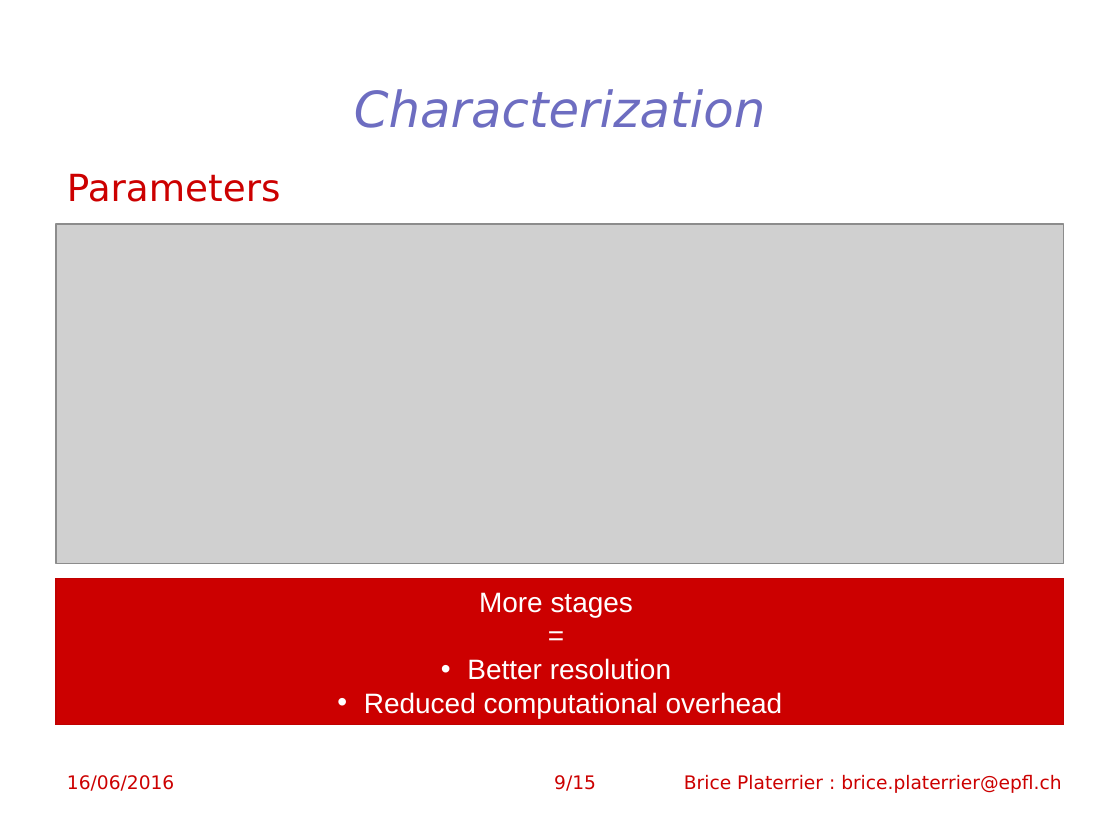
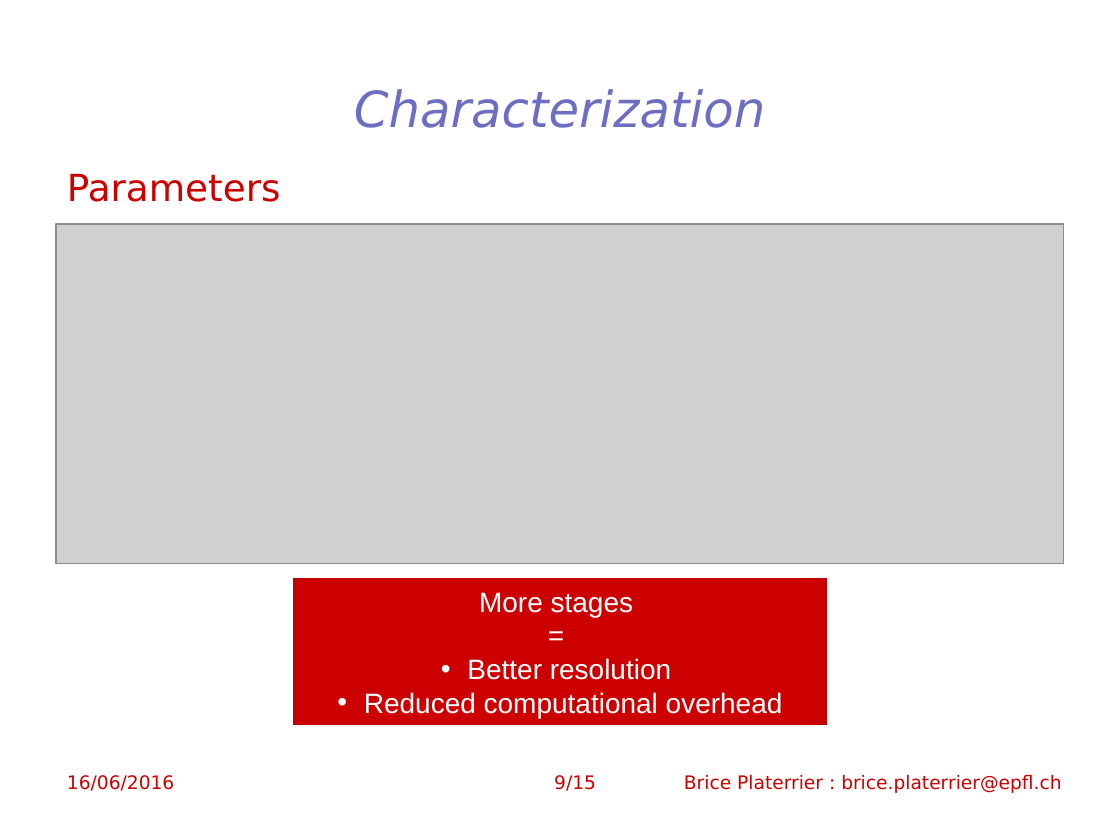
Before and after one commit to lis-epfl/Flow, a slide deck: slide 9 of presentation/lis_final_presentation.ppt. Drawn at 1120x840 pixels with LibreOffice and Linux fonts; fonts in the diff are those of the drawing; grey boxes stand for pictures; background and template pictures are left out. Boxes give left, top, right and bottom in pixels: in the first picture for what was removed or moved away, otherwise in the second. Text is boxed around its words. In the diff, an @@ line names an element or a change of style, - is before the commit and + after.

```diff
--- a/presentation/lis_final_presentation.ppt
+++ b/presentation/lis_final_presentation.ppt
@@ rectangle "More stages": place and size @@
-rectangle "More stages" at <box>56,579,1064,725</box>
+rectangle "More stages" at <box>295,579,827,725</box>
```
Also in this commit, not shown: 5 other slides changed, 2 slides added, 2 other files.
